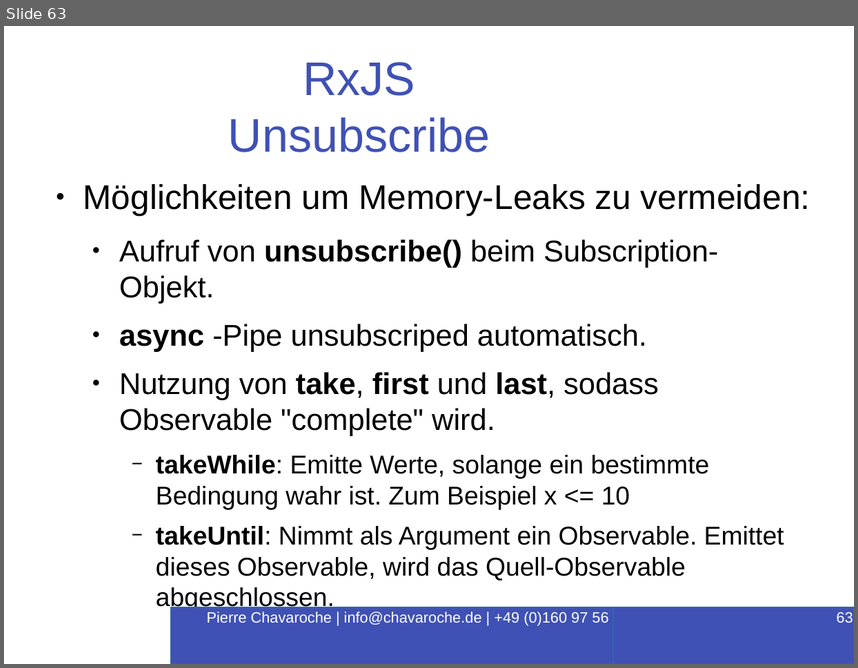
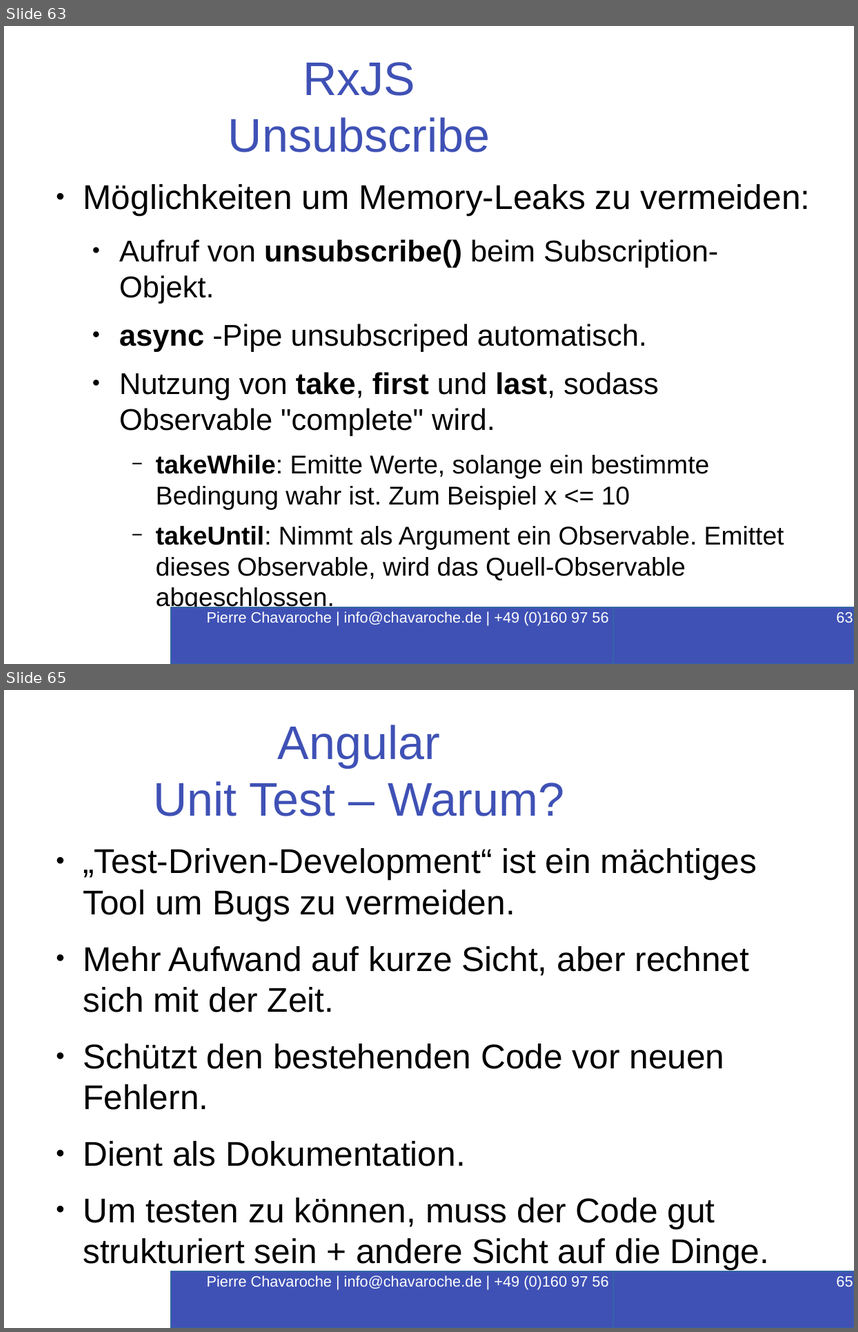
Before and after one commit to PierreChavaroche/workshop-presentation, a slide deck: Angular-RxJS.odp. Shown one above the other, each under a label of ours: slide 63 before the commit, slides 63 and 65 after it; the slides between them are not shown. The pictures are 858x668 and 858x1332 pixels, drawn with LibreOffice and Linux fonts; fonts in the diff are those of the drawing; background and template pictures are left out. Boxes give left, top, right and bottom in pixels: in the first picture for what was removed or moved away, otherwise in the second. Text is boxed around its words. In the diff, an @@ line names an element or a change of style, - is before the commit and + after.

```diff
--- a/Angular-RxJS.odp
+++ b/Angular-RxJS.odp
@@ slide 65 added at (4, 690, 854, 1328), background #FFFFFF @@
@@ title added at (154, 724, 564, 816), 44 pt, text #3F51B5 @@
+Angular
+Unit Test – Warum?
@@ text added at (83, 848, 770, 1270), 32 pt, text #000000 @@
+● „Test-Driven-Development“ ist ein mächtiges Tool um Bugs zu vermeiden.
+● Mehr Aufwand auf kurze Sicht, aber rechnet sich mit der Zeit.
+● Schützt den bestehenden Code vor neuen Fehlern.
+● Dient als Dokumentation.
+● Um testen zu können, muss der Code gut strukturiert sein + andere Sicht auf die Dinge.
@@ rectangle added at (172, 1271, 688, 1328), fill #3F51B5, outline #3465A4 1.5 pt, 14 pt, text #FFFFFF @@
+Pierre Chavaroche | info@chavaroche.de | +49 (0)160 97 56 16 87
@@ page number added at (613, 1271, 854, 1328), fill #3F51B5, outline #3465A4 1.5 pt, 14 pt, text #FFFFFF @@
+65
```
Also in this commit, not shown: 5 slides changed, 13 other slides added, 16 other files.
